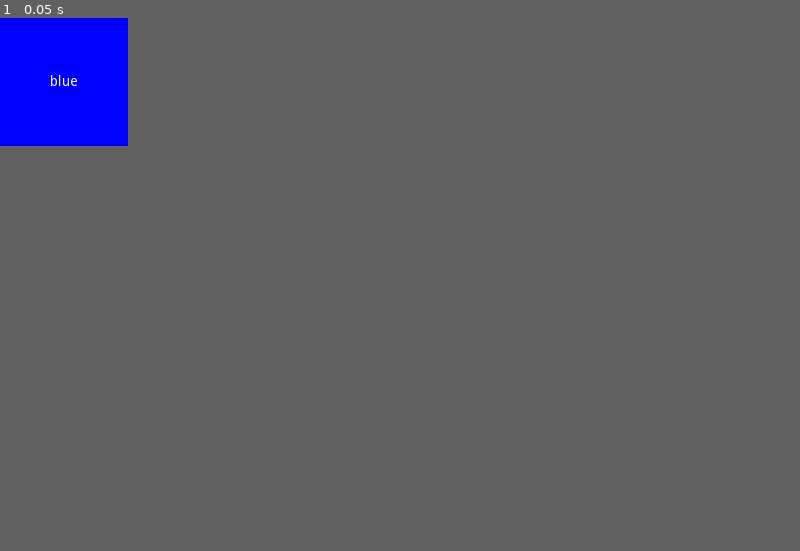
Above: before the commit, frame 1.
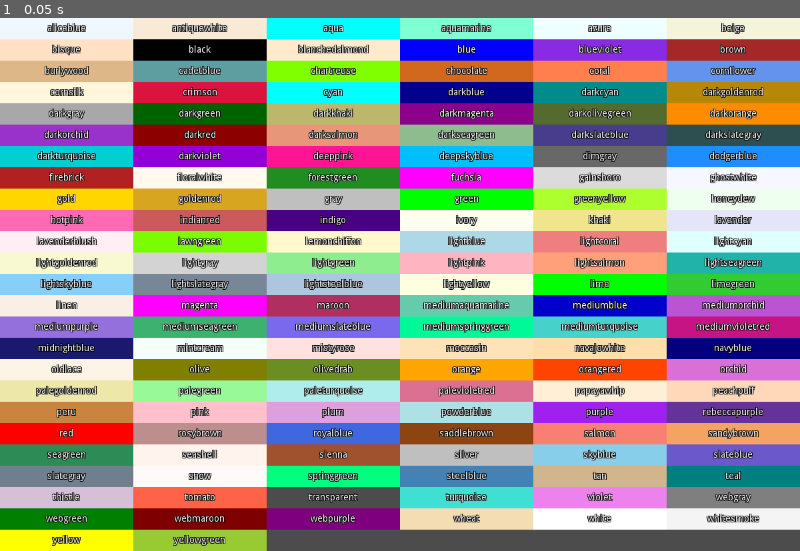
Above: after the commit, the same moment.

Repository: theowiik/godolors
Game: Godot game, scene res://scenes/Main.tscn
Two runs of this game, one before a commit and one after it. Both use one fixed random seed, a clock stepped at 60 frames per second and the inputs below.
Inputs:
- Up to frame 1 (0.05 s): no input
The window is 128x128 before the commit and 800x533 after it. Grey fills any space a smaller window leaves; there, only what the larger window draws over its background counts as a difference.

The runs differ from the first frame. In frame 1, 95% of the frame differs, in the area x 0-100%, y 0-100%.

Commit message:
Working first version

Diff:
--- a/scenes/ColorCard.tscn
+++ b/scenes/ColorCard.tscn
@@ -25,6 +25,9 @@
 [node name="Label" type="Label" parent="."]
 margin_right = 42.0
 margin_bottom = 14.0
+custom_colors/font_color = Color( 1, 1, 1, 1 )
+custom_colors/font_color_shadow = Color( 0, 0, 0, 1 )
+custom_constants/shadow_as_outline = 1
 text = "lorem!"
 __meta__ = {
 "_edit_use_anchors_": false
--- a/scripts/color_file_reader.gd
+++ b/scripts/color_file_reader.gd
@@ -3,6 +3,7 @@
 
 const file_name: String = "colors.txt"
 
+# Returns a dictionary like { "blue": ColorObjectHere }
 func get_colors() -> Dictionary:
   var output: Dictionary = {}
 
@@ -12,9 +13,14 @@
 
   while not file.eof_reached():
     var line: String = file.get_line()
+    var color_name: String = line.split(" ")[0]
+    var regex: RegEx = RegEx.new()
+    regex.compile("\\( .* \\)")
+    var result: RegExMatch = regex.search(line)
+    var colorStr: String = result.strings[0].replace("(", "").replace(")", "").replace(" ", "")
+    var splitted: Array = colorStr.split(",")
+    output[color_name] = Color(float(splitted[0]), float(splitted[1]), float(splitted[2]), float(splitted[3]))
 
   file.close()
 
-  output["blue"] = "#0000ff"
-
   return output
--- a/scripts/main.gd
+++ b/scripts/main.gd
@@ -3,29 +3,44 @@
 onready var card_container: GridContainer = $CardContainer
 onready var color_card: PackedScene = preload("res://scenes/ColorCard.tscn")
 onready var color_file_reader: ColorFileReader = $ColorFileReader
-const COLUMNS: int = 4
-const CARD_WIDTH: int = 128
-const CARD_HEIGHT: int = 128
+const COLUMNS: int = 6
+const CARD_WIDTH: int = 200
+const CARD_HEIGHT: int = 32
+var screenshot_taken: bool = false
 
 func _ready():
   var dic: Dictionary = get_color_hex_dic()
   add_cards(dic)
   set_columns(COLUMNS)
 
-func _process(_delta):
-  set_window_size() # should not be here :), but I am probably not gonna fix it
+func _process(_delta) -> void:
+  if !screenshot_taken:
+    set_window_size()
+    yield(get_tree(), "idle_frame")
+    screenshot()
+    screenshot_taken = true
+
+func screenshot() -> void:
+  var img: Image = get_viewport().get_texture().get_data()
+
+  var filePath: String = "user://colors.png";
+  img.flip_y();
+  img.save_png(filePath);
+
+  var path: String = ProjectSettings.globalize_path("user://");
+  OS.shell_open(path)
 
 func get_color_hex_dic() -> Dictionary:
   return color_file_reader.get_colors()
 
 func add_cards(colors: Dictionary) -> void:
   for key in colors.keys():
-    var hexCode: String = colors[key]
+    var color: Color = colors[key]
 
     var card: ColorCard = color_card.instance()
     card_container.add_child(card)
     card.set_text(key)
-    card.set_color_hex(hexCode)
+    card.set_color(color)
     card.set_card_size(CARD_WIDTH, CARD_HEIGHT)
 
 func set_columns(n: int) -> void:
Not shown, changed: colors.txt
